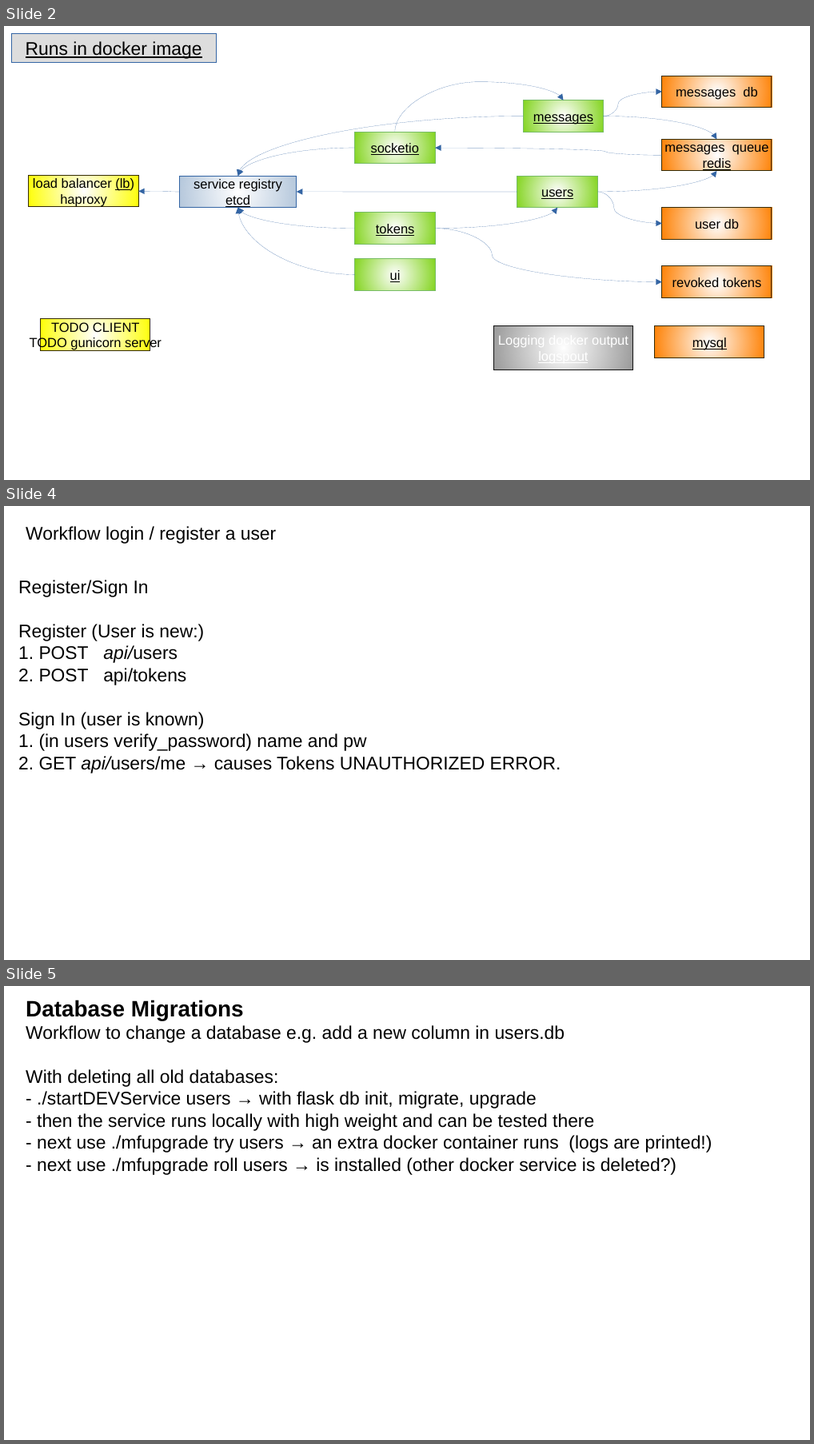
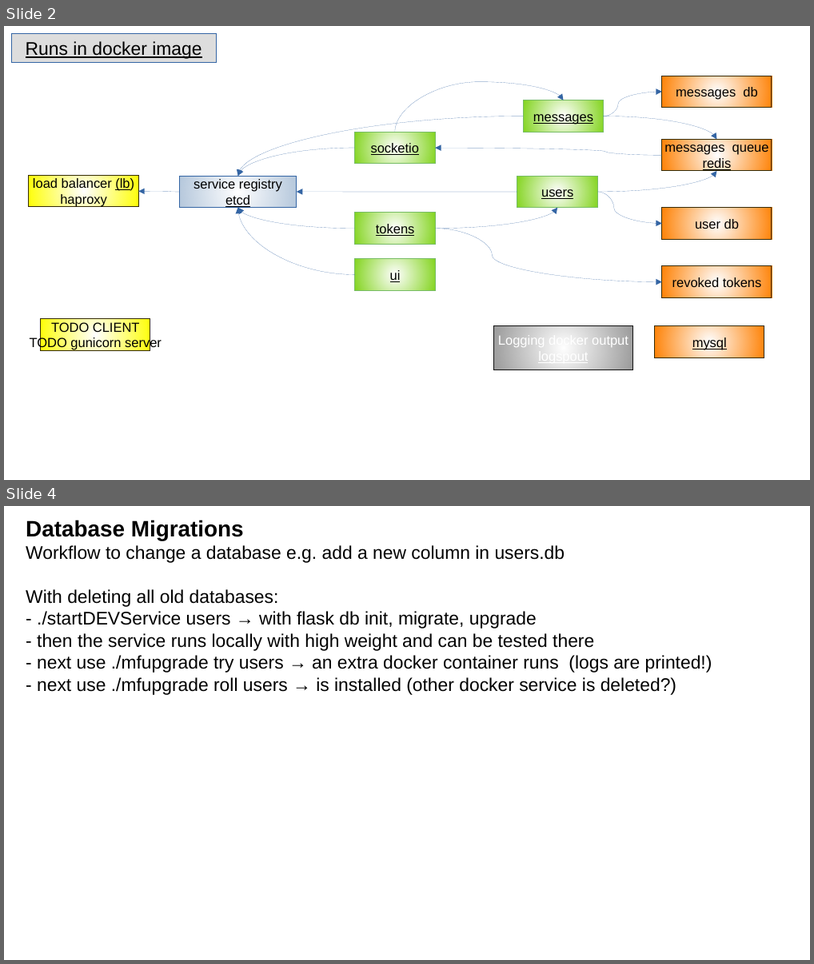
Before and after one commit to CesMak/microflack_admin, a slide deck: docu/praesi.odp. Shown one above the other, each under a label of ours: slides 2, 4 and 5 before the commit, slides 2 and 4 after it; the slides between them are not shown. The pictures are 814x1444 and 814x964 pixels, drawn with LibreOffice and Linux fonts; fonts in the diff are those of the drawing; background and template pictures are left out. Boxes give left, top, right and bottom in pixels: in the first picture for what was removed or moved away, otherwise in the second. Text is boxed around its words. In the diff, an @@ line names an element or a change of style, - is before the commit and + after.

Commit message:
added workflow tokens

```diff
--- a/docu/praesi.odp
+++ b/docu/praesi.odp
@@ slide 4 removed at <box>4,506,810,960</box>, background #FFFFFF @@
@@ text removed at <box>26,526,276,544</box> @@
-Workflow login / register a user
@@ text removed at <box>18,580,562,773</box> @@
-Register/Sign In
-Register (User is new:)
-1. POST api/users
-2. POST api/tokens
-Sign In (user is known)
-1. (in users verify_password) name and pw
-2. GET api/users/me → causes Tokens UNAUTHORIZED ERROR.
@@ what was slide 5 is now slide 4 @@
```
Also in this commit, not shown: 2 slides added, 1 other slide removed, 1 other file.
